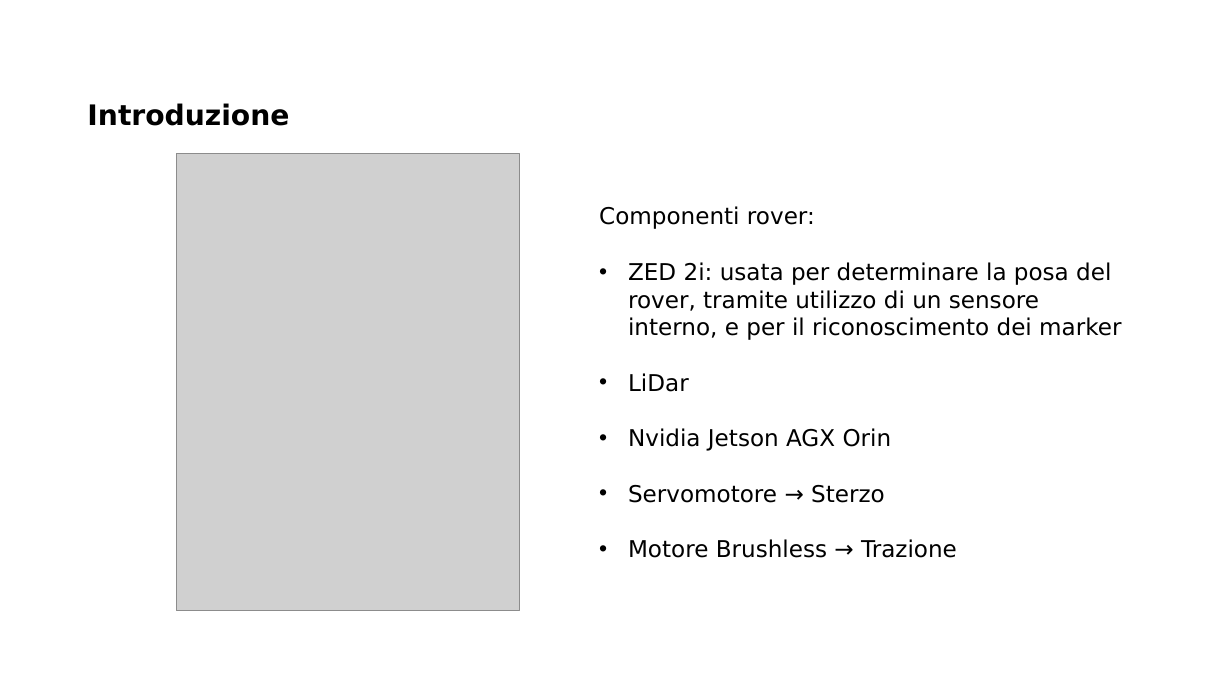
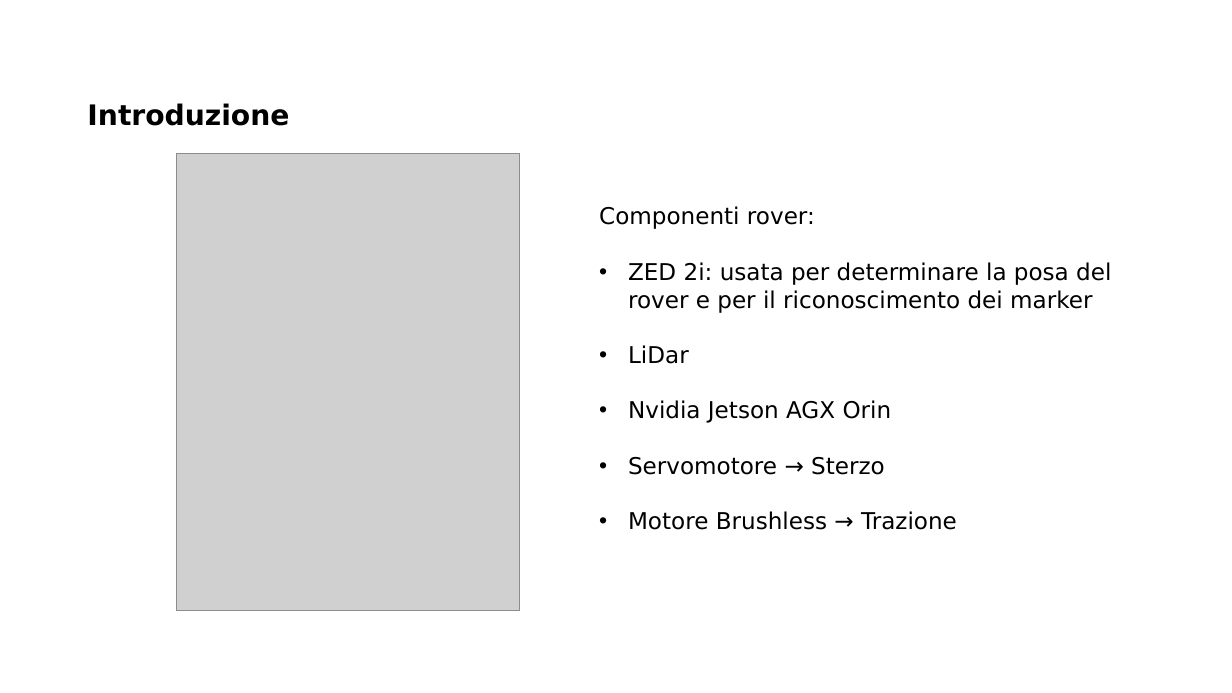
Before and after one commit to MarcoMinarelli/Rover_LabAuto, a slide deck: slide 2 of Presentazione LabAuto.pptx. Drawn at 1232x693 pixels with LibreOffice and Linux fonts; fonts in the diff are those of the drawing; grey boxes stand for pictures; background and template pictures are left out. Boxes give left, top, right and bottom in pixels: in the first picture for what was removed or moved away, otherwise in the second. Text is boxed around its words. In the diff, an @@ line names an element or a change of style, - is before the commit and + after.

```diff
--- a/Presentazione LabAuto.pptx
+++ b/Presentazione LabAuto.pptx
@@ text at (x1=628, y1=262, x2=1111, y2=313): text changed @@
-• ZED 2i: usata per determinare la posa del rover, tramite utilizzo di un sensore interno, e per il riconoscimento dei marker
+• ZED 2i: usata per determinare la posa del rover e per il riconoscimento dei marker
```
Also in this commit, not shown: 4 other slides changed.
